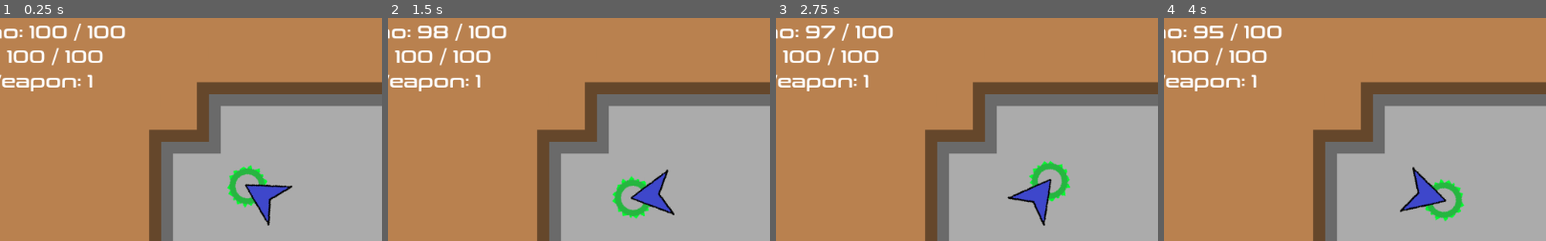
Above: before the commit, frames 1-4 (left to right).
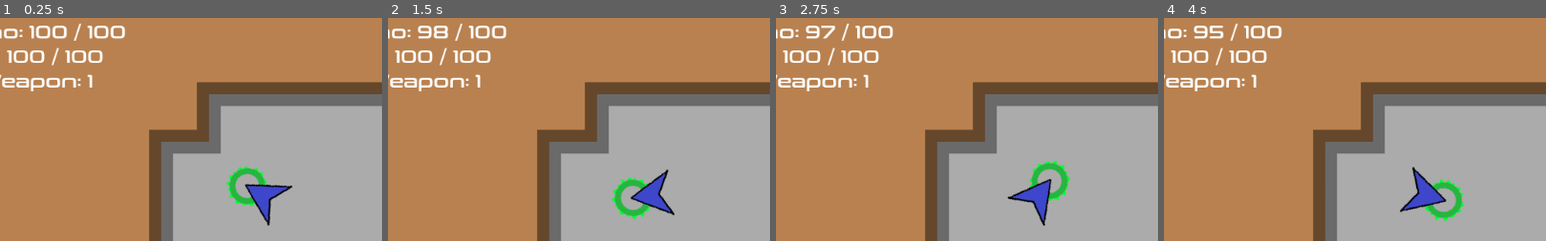
Above: after the commit, the same moments.

Repository: afkpuezo/blinkshooter
Game: Godot game, scene res://scenes/demos/demo.tscn
Two runs of this game, one before a commit and one after it. Both use one fixed random seed, a clock stepped at 60 frames per second and the inputs below.
Inputs (mouse positions are % of the whole screen's width and height, from its top left):
- Up to frame 1 (0.25 s): no input
- Up to frame 2 (1.5 s): tap Enter at 0.5 s; move the mouse to (72, 45) at 0.52 s; click (72, 45) at 0.6 s; tap Space at 1.25 s; move the mouse to (30, 55) at 1.27 s; click (30, 55) at 1.35 s
- Up to frame 3 (2.75 s): tap Enter at 2 s; move the mouse to (60, 28) at 2.02 s; click (60, 28) at 2.1 s
- Up to frame 4 (4 s): move the mouse to (45, 70) at 2.77 s; click (45, 70) at 2.85 s; tap Space at 3.5 s; move the mouse to (80, 65) at 3.52 s; click (80, 65) at 3.6 s
The pictures show only the part of the screen within x 16-66%, y 10-60%; the shares and areas given below are measured in that part.

The runs differ from the first frame. In frame 1, 0.2% of the frame differs, in the area x 59-70%, y 65-86%; in frame 2, 0.2%; in frame 3, 0.2%; in frame 4, nothing differs.

Commit message:
progress on saw blade

Diff:
--- a/project.godot
+++ b/project.godot
@@ -108,6 +108,11 @@
 "class": "Reticle",
 "language": "GDScript",
 "path": "res://scripts/ui/reticle/reticle.gd"
+}, {
+"base": "Node2D",
+"class": "SawBlade",
+"language": "GDScript",
+"path": "res://scripts/actions/saw_blade.gd"
 }, {
 "base": "Node2D",
 "class": "Spawner",
@@ -165,6 +170,7 @@
 "PlayerMonitorText": "",
 "PlayerMover": "",
 "Reticle": "",
+"SawBlade": "",
 "Spawner": "",
 "State": "",
 "StateMachine": "",
--- a/scenes/actions/saw_blade.tscn
+++ b/scenes/actions/saw_blade.tscn
@@ -1,9 +1,10 @@
-[gd_scene load_steps=4 format=2]
+[gd_scene load_steps=5 format=2]
 
-[ext_resource path="res://assets/bullets/saw_blade.png" type="Texture" id=1]
+[ext_resource path="res://assets/effects/saw_blade.png" type="Texture" id=1]
+[ext_resource path="res://scripts/actions/saw_blade.gd" type="Script" id=2]
 
 [sub_resource type="Animation" id=1]
-resource_name = "Idle"
+resource_name = "idle"
 tracks/0/type = "value"
 tracks/0/path = NodePath("Sprite:rotation_degrees")
 tracks/0/interp = 1
@@ -18,7 +19,7 @@
 }
 
 [sub_resource type="Animation" id=2]
-resource_name = "Spin"
+resource_name = "spin"
 tracks/0/type = "value"
 tracks/0/path = NodePath("Sprite:rotation_degrees")
 tracks/0/interp = 1
@@ -33,11 +34,12 @@
 }
 
 [node name="SawBlade" type="Node2D"]
+script = ExtResource( 2 )
 
 [node name="Sprite" type="Sprite" parent="."]
 position = Vector2( 24, 0 )
 texture = ExtResource( 1 )
 
 [node name="AnimationPlayer" type="AnimationPlayer" parent="."]
-anims/Idle = SubResource( 1 )
-anims/Spin = SubResource( 2 )
+anims/idle = SubResource( 1 )
+anims/spin = SubResource( 2 )
--- /dev/null
+++ b/scripts/actions/saw_blade.gd
@@ -0,0 +1,13 @@
+extends Node2D
+class_name SawBlade
+## this scene/node is the actual blade with the sprite and hurtbox, but not the
+## action that uses/creates it
+
+# child nodes
+onready var animation_player: AnimationPlayer = $AnimationPlayer
+onready var spin_anim: Animation = animation_player.get_animation("spin")
+
+
+func _ready() -> void:
+	spin_anim.set_loop(true)
+	animation_player.play("spin")
Renamed: assets/bullets/saw_blade.png -> assets/effects/saw_blade.png
Not shown, changed: assets/effects/saw_blade.png.import
